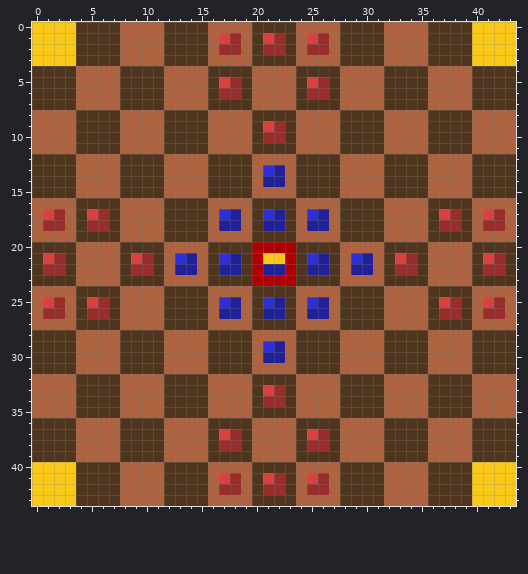
Edited in one commit: pixel-art file (Hnefatafl/Content/Texture/BoardDisplay/11x11Board.aseprite). The first picture shows the starting point.
44x44 pixels, 1 frame.
After the commit:
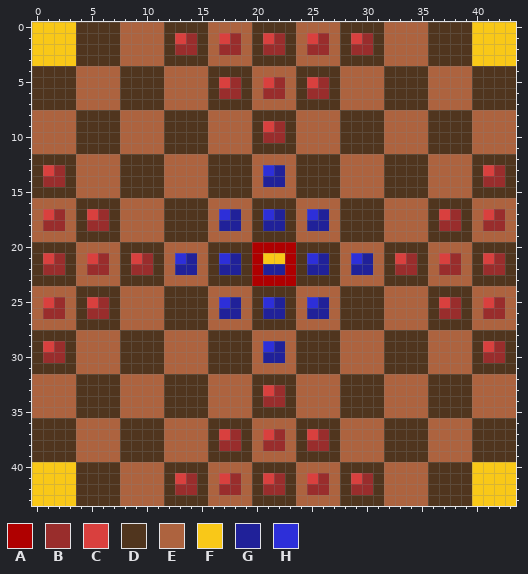
Palette (. is transparent): A #af0000  B #992d2c  C #d9403e  D #50351e  E #ad633f  F #f9c818  G #202199  H #2d2fd9
Change:
layer "Hnefatafl" now shown
Layer "Hnefatafl":
y 1: x 13..14 DD -> CB; x 29..30 DD -> CB
y 2: x 13..14 DD -> BB; x 29..30 DD -> BB
y 5: x 21..22 EE -> CB
y 6: x 21..22 EE -> BB
y 13: x 1..2 DD -> CB; x 41..42 DD -> CB
y 14: x 1..2 DD -> BB; x 41..42 DD -> BB
y 21: x 5..6 EE -> CB; x 37..38 EE -> CB
y 22: x 5..6 EE -> BB; x 37..38 EE -> BB
y 29: x 1..2 DD -> CB; x 41..42 DD -> CB
y 30: x 1..2 DD -> BB; x 41..42 DD -> BB
y 37: x 21..22 EE -> CB
y 38: x 21..22 EE -> BB
y 41: x 13..14 DD -> CB; x 29..30 DD -> CB
y 42: x 13..14 DD -> BB; x 29..30 DD -> BB
